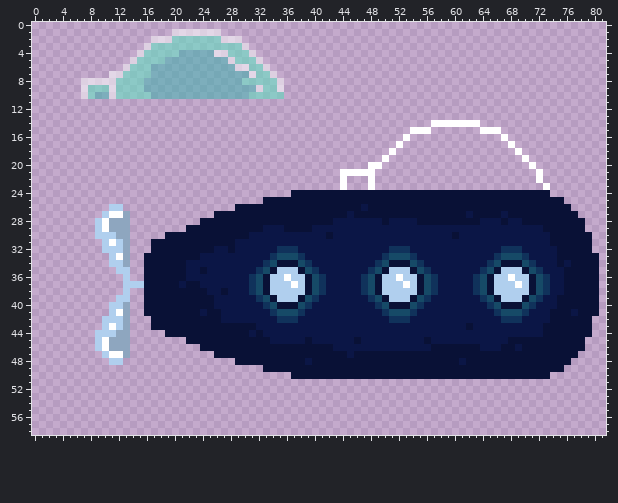
A sprite sheet gets an edit: Assets/Sprites/Sub3.png. The picture above was drawn from the file before the commit.
The file is 82x59 pixels.
Now the later version:
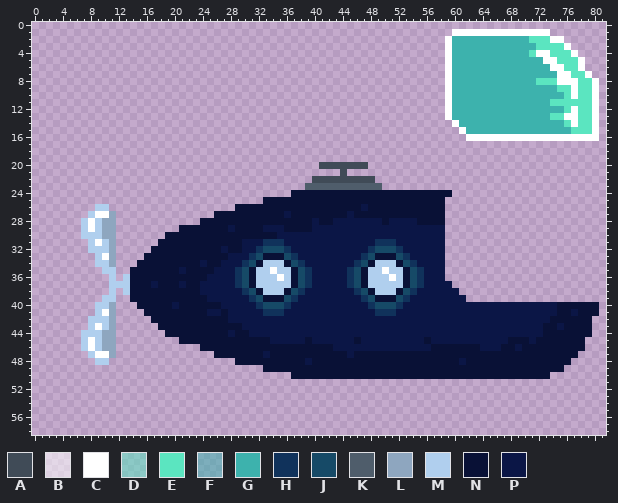
Palette (. is transparent): A #404b57  B #ffffff87  C #ffffff  D #5be5c087  E #5be5c0  F #3db2ad87  G #3db2ad  H #10325b  J #164a67  K #4f5d6b  L #8ea6bf  M #b0cfee  N #091136  P #0b1646
Changes in this commit:
y 1: x 20..26 BBBBBBB -> .......; x 60..73 .............. -> CCCCCCCCCCCCCC
y 2: x 17..29 BBBDDDDDDDBBB -> .............; x 59..75 ................. -> CGGGGGGGGGGGEEECC
y 3: x 16..30 BDDDDDDDDDDDDDB -> ...............; x 59..76 .................. -> CGGGGGGGGGGGGEEEEC
y 4: x 15..31 BDDDDDFFFFFBBDDDB -> .................; x 59..77 ................... -> CGGGGGGGGGGGECCEEEC
y 5: x 14..32 BDDDDFFFFFFFFFBDDDB -> ...................; x 59..78 .................... -> CGGGGGGGGGGGGGCCEEEC
y 6: x 13..33 BDDDFFFFFFFFFFFFBBDDB -> .....................; x 59..78 .................... -> CGGGGGGGGGGGGGGCCEEC
y 7: x 11..34 BBDDDDFFFFFFFFFFFFFFBDDB -> ........................; x 59..79 ..................... -> CGGGGGGGGGGGGGGGCCEEC
y 8: x 7..35 BBBBBDDDDFFFFFFFFFFFFFFDDDDDB -> .............................; x 59..80 ...................... -> CGGGGGGGGGGGGEEECCCEEC
y 9: x 7..35 BDDDBDDDDFFFFFFFFFFFFFFFFBDDB -> .............................; x 59..80 ...................... -> CGGGGGGGGGGGGGGGEECEEC
y 10: x 7..35 BDFFBDDDDDFFFFFFFFFFFFFFDDDDD -> .............................; x 59..80 ...................... -> CGGGGGGGGGGGGGGGGECEEC
y 11: x 59..80 ...................... -> CGGGGGGGGGGGGGGEEEEEEC
y 12: x 59..80 ...................... -> CGGGGGGGGGGGGGGGGECEEC
y 13: x 59..80 ...................... -> CGGGGGGGGGGGGGGEECCEEC
y 14: x 57..59 CCC -> ...; x 61..80 CCC................. -> GGGGGGGGGGGGGGGECEEC
y 15: x 54..56 CCC -> ...; x 61..80 ...CCC.............. -> CGGGGGGGGGGGGGGGEEEC
y 16: x 53 C -> .; x 62..66 ..... -> CCCCC; x 68..80 ............. -> CCCCCCCCCCCCC
y 17: x 52 C -> .; x 68 C -> .
y 18: x 51 C -> .; x 69 C -> .
y 19: x 50 C -> .; x 70 C -> .
y 20: x 41..49 .......CC -> AAAAAAA..; x 71 C -> .
y 21: x 44..48 CCCCC -> A....; x 72 C -> .
y 22: x 40..48 ....C...C -> AAAAAAAAA; x 72 C -> .
y 23: x 39..49 .....C...C. -> KKKKKKKKKKK; x 73 C -> .
y 24: x 60..73 NNNNNNNNNNNNNN -> ..............
y 25: x 59..75 NNNNNNNNNNNNNNNNN -> .................
y 26: x 9..12 ..MM -> MM..; x 59..76 NNNNNNNNNNNNNNNNNN -> ..................
y 27: x 8..13 ..MCCL -> MCCL..; x 36 N -> P; x 59..77 NNNPNNNNPNNNNNNNNNN -> ...................
y 28: x 7..8 .. -> MC; x 10 C -> L; x 12..13 LL -> ..; x 40 N -> P; x 59..78 NNNNNPPPNPPNNNNNNNNN -> ....................
y 29: x 7..8 .. -> MC; x 10 C -> L; x 12..13 LL -> ..; x 21 . -> N; x 28 N -> P; x 59..78 PPPPPPPPPPPPPPNNNNNN -> ....................
y 30: x 7..8 .. -> MM; x 10..13 MMLL -> LL..; x 31..34 PPPP -> NNNN; x 42 N -> P; x 59..79 PNPPPPPPPPPPPPPNNNNNN -> .....................
y 31: x 8..9 .. -> MC; x 11..13 CML -> L..; x 17 N -> .; x 29 P -> N; x 33..35 PPP -> HHH; x 49..51 PPP -> HHH; x 59..79 PPPPPPPPPPPPPPPNNNNNN -> .....................
y 32: x 8..9 .. -> MM; x 11..13 MML -> L..; x 26 P -> N; x 29 P -> N; x 32..35 PPPH -> HJJJ; x 37 H -> P; x 48..51 PPPH -> HJJJ; x 53 H -> P; x 59..79 PPPPPPPPHHHPPPPPNNNNN -> .....................
y 33: x 9..13 ..MCL -> MCL..; x 24..27 PPPP -> NNNN; x 31..35 PPPHJ -> HJNNN; x 37..38 JH -> HP; x 47..51 PPPHJ -> HJNNN; x 53..54 JH -> HP; x 59..80 PPPPPPPHJJJHPPPPNNNNNN -> ......................
y 34: x 9..13 ..MML -> MML..; x 15 . -> N; x 22..23 PP -> NN; x 25..26 PP -> NN; x 30..35 PPPHJN -> HJNMMM; x 37..39 NJH -> JHP; x 46..51 PPPHJN -> HJNMMM; x 53..55 NJH -> JHP; x 59..80 PPPPPPHJNNNJHPPPNPNNNN -> ......................
y 35: x 10..15 ..MM.. -> MM..NN; x 21..23 NPP -> PNN; x 25 P -> N; x 29..34 PPPHJN -> HJNMMC; x 37..40 MNJH -> NJHP; x 45..50 PPPHJN -> HJNMMC; x 53..56 MNJH -> NJHP; x 59..80 PPPPPHJNMMMNJHPPPNNNNN -> ......................
y 36: x 11 . -> M; x 14..15 .. -> NN; x 22..24 PPP -> NNN; x 29..33 PPHJN -> HJNMM; x 35..41 MCMMNJH -> CMNJHPP; x 45..49 PPHJN -> HJNMM; x 51..57 MCMMNJH -> CMNJHPP; x 59..80 PPPPHJNMMCMMNJHPPNNNNN -> ......................
y 37: x 11..12 .. -> MM; x 14..15 MM -> NN; x 17 N -> P; x 29..33 PPHJN -> HJNMM; x 37..41 CMNJH -> NJHPP; x 45..49 PPHJN -> HJNMM; x 53..57 CMNJH -> NJHPP; x 60..80 PPPHJNMMMCMNJHPPNNNNN -> .....................
y 38: x 11 . -> M; x 14..15 .. -> NN; x 24 N -> P; x 27 N -> P; x 30..33 PHJN -> HJNM; x 36..41 MMMNJH -> NJHPPP; x 46..49 PHJN -> HJNM; x 52..57 MMMNJH -> NJHPPP; x 61..80 PPHJNMMMMMNJHPPNNNNN -> ....................
y 39: x 10..15 ..MM.. -> MM..NN; x 25 N -> P; x 31..33 PHJ -> HJN; x 35..40 MMMNJH -> NJHPPP; x 47..49 PHJ -> HJN; x 51..56 MMMNJH -> NJHPPP; x 62..80 PPHJNMMMNJHPPNNNNNN -> ...................
y 40: x 9..13 ..MML -> MML..; x 15 . -> N; x 20 N -> P; x 26 P -> N; x 32..33 PH -> HJ; x 35..39 NNNJH -> JHPPP; x 48..49 PH -> HJ; x 51..55 NNNJH -> JHPPP; x 65..71 HJNNNJH -> PPPPPPP
y 41: x 9..13 ..MCL -> MCL..; x 24..27 PNNP -> NPPN; x 33 P -> H; x 35..38 JJJH -> HPPP; x 49 P -> H; x 51..54 JJJH -> HPPP; x 66..70 HJJJH -> PPPPP; x 74 N -> P
y 42: x 8..9 .. -> MM; x 11..13 MML -> L..; x 27 P -> N; x 35..37 HHH -> PPP; x 51..53 HHH -> PPP; x 67..69 HHH -> PPP
y 43: x 8..9 .. -> MC; x 11..13 CML -> L..; x 17 N -> .; x 30..31 NN -> PP; x 62 N -> P; x 75 N -> P
y 44: x 7..8 .. -> MM; x 10..13 MMLL -> LL..; x 28 N -> P; x 32 N -> P
y 45: x 7..8 .. -> MC; x 10 C -> L; x 12..13 LL -> ..; x 21 . -> N; x 71 N -> P
y 46: x 7..8 .. -> MC; x 10 C -> L; x 12..13 LL -> ..
y 47: x 8..13 ..MCCL -> MCCL..; x 33 N -> P
y 48: x 9..12 ..MM -> MM..
Pixel boxes of the changes (left, top, right, bottom) in both pictures:
changed: (81, 29, 599, 365)
